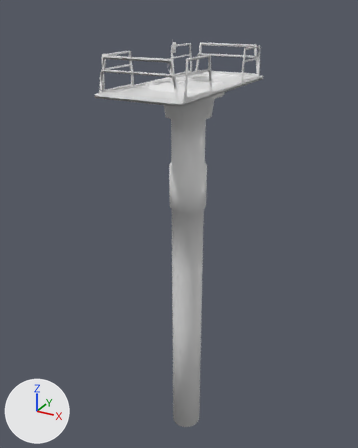
Renders of the FBX model EgoFractum/Assets/Models/elevator_platform.fbx from each side of a commit.
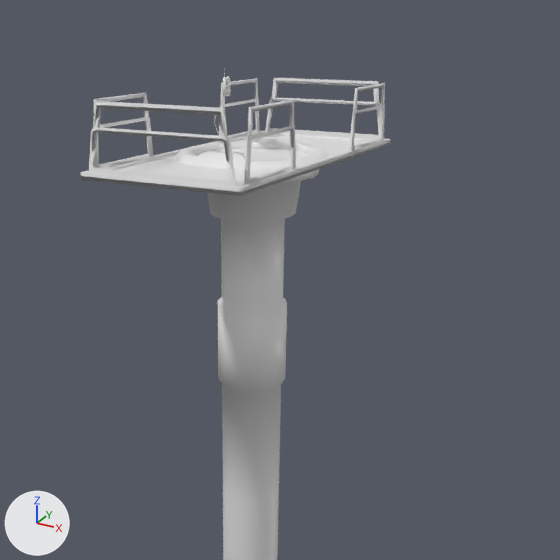
Old and new are each drawn whole from a 50 mm camera at (6.62, -12.6, 2.03) aimed at (-0.43, 0.21, -4.38) and again close up on the part from 14% to 99% of the width and 0% to 68% of the height. Every picture has the same lights, and +X, +Y and +Z are marked at lower left. The first two pictures are the older version. Where no turn or scale is listed for an object, it has been applied to the vertices.

Before the edit, the objects in view are built like this:
```python
me_cube_028 = bpy.data.meshes.new('Cube.028')
me_cube_028.from_pydata(...)  # 28 vertices, 26 faces; spans x -1.175..-1.094, y 1.089..1.274, z 0.74..1.039
me_cube_028.materials.append(mat_generatormat)  # white #e7e7e7
me_cube_030 = bpy.data.meshes.new('Cube.030')
me_cube_030.from_pydata(...)  # 276 vertices, 300 faces; spans x -0.16..0.16, y -0.1..0.1, z -0.1..1.92
me_cube_030.materials.append(mat_material_002)  # white #e7e7e7
me_cube_031 = bpy.data.meshes.new('Cube.031')
me_cube_031.from_pydata(...)  # 10 vertices, 4 faces; spans x -1.14..1.14, y -2.54..2.54, z 0.0
me_cube_031.materials.append(mat_material_002)  # white #e7e7e7
me_cylinder_036 = bpy.data.meshes.new('Cylinder.036')
me_cylinder_036.from_pydata(...)  # 32 vertices, 25 faces; spans x -0.0218..0.0218, y -0.0521..0.0521, z -0.0521..0.0521
me_cylinder_036.materials.append(mat_generatormat)  # white #e7e7e7
me_cylinder_037 = bpy.data.meshes.new('Cylinder.037')
me_cylinder_037.from_pydata(...)  # 16 vertices, 9 faces; spans x -0.0218..0.0218, y -0.0435..0.0435, z -0.0435..0.0435
me_cylinder_037.materials.append(mat_generatormat)  # white #e7e7e7
ob_controller = bpy.data.objects.new('Controller', me_cube_028)
ob_controller.location = (0.0, 0.0, 0.0)
ob_downbtn = bpy.data.objects.new('DownBTN', me_cylinder_037)
ob_downbtn.location = (-1.09, 1.18, 0.84)
ob_elevator = bpy.data.objects.new('Elevator', me_cube_030)
ob_elevator.location = (0.0, 0.0, 0.0)
ob_elevator.scale = (7.5, 27.5, 0.5)
ob_ground_001 = bpy.data.objects.new('Ground.001', me_cube_031)
ob_ground_001.location = (0.0, 0.0, 0.0)
ob_upbtn = bpy.data.objects.new('UpBTN', me_cylinder_036)
ob_upbtn.location = (-1.09, 1.18, 0.95)
# also in view: 'Cylinder.012' at (0.0, 0.0, -6.08); 'ElevatorBase' at (0.0, 0.0, 0.09)
```
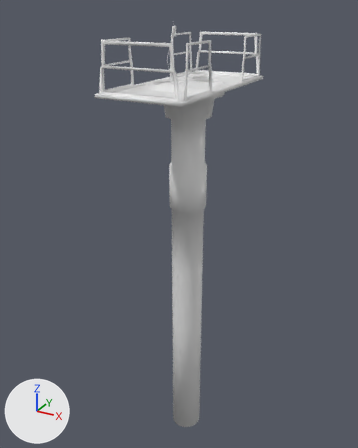
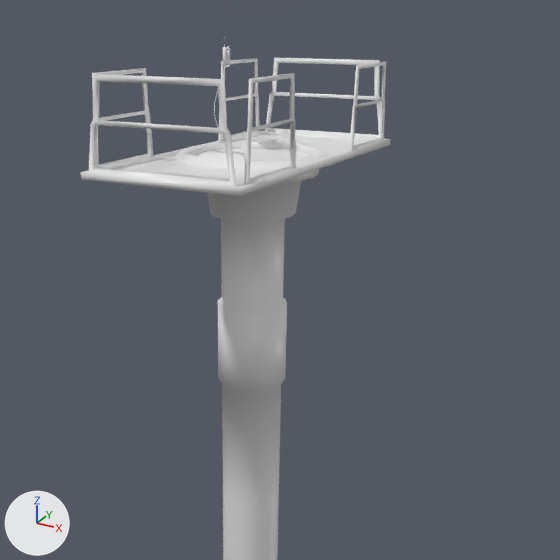
Where the newer file only moved an object's origin or applied its transform, the numbers keep the older frame.

What differs and where, as boxes (x1, y1, x2, y2) in the close-ups (560 x 560 px):
'Elevator', reshaped, rescaled (17% taller)
    before: (81, 78, 390, 196)
    after: (81, 58, 390, 196)
'Controller', moved
    before: (223, 77, 230, 97)
    after: (223, 47, 230, 67)

Diff of the bpy script that builds the scene:
```diff
--- a/EgoFractum/Assets/Models/elevator_platform.fbx.py
+++ b/EgoFractum/Assets/Models/elevator_platform.fbx.py
@@ me_cube_028 @@
 # used by ob_controller; location = (0.0, 0.0, 0.0)
-me_cube_028.from_pydata(...)  # 28 vertices, 26 faces; spans x -1.175..-1.094, y 1.089..1.274, z 0.74..1.039
+me_cube_028.from_pydata(...)  # 28 vertices, 26 faces; spans x -1.175..-1.094, y 1.089..1.274, z 1.191..1.491
+# me_cube_028 part 1: the whole mesh is moved by (0.0, 0.0, 0.452)
 me_cube_028.materials.append(mat_generatormat)
@@ me_cube_030 @@
 # used by ob_elevator; location = (0.0, 0.0, 0.0); scale = (7.5, 27.5, 0.5)
-me_cube_030.from_pydata(...)  # 276 vertices, 300 faces; spans x -0.16..0.16, y -0.1..0.1, z -0.1..1.92
+me_cube_030.from_pydata(...)  # 276 vertices, 300 faces; spans x -1.22..1.22, y -2.66..2.66, z -0.05..1.29
+# me_cube_030 part 2: 276 of 276 vertices moved; they spanned x -0.16..0.16, y -0.1..0.1, z -0.1..1.92 and now span x -1.22..1.22, y -2.66..2.66, z -0.05..1.29; mean shift (0.0, 0.0, -0.33)
 me_cube_030.materials.append(mat_material_002)
@@ ob_elevator @@
 ob_elevator.location = (0.0, 0.0, 0.0)
-ob_elevator.scale = (7.5, 27.5, 0.5)
@@ ob_upbtn @@
 ob_upbtn = bpy.data.objects.new('UpBTN', me_cylinder_036)
-ob_upbtn.location = (-1.09, 1.18, 0.95)
+ob_upbtn.location = (-1.09, 1.18, 1.41)
@@ ob_downbtn @@
 ob_downbtn = bpy.data.objects.new('DownBTN', me_cylinder_037)
-ob_downbtn.location = (-1.09, 1.18, 0.84)
+ob_downbtn.location = (-1.09, 1.18, 1.29)
```
